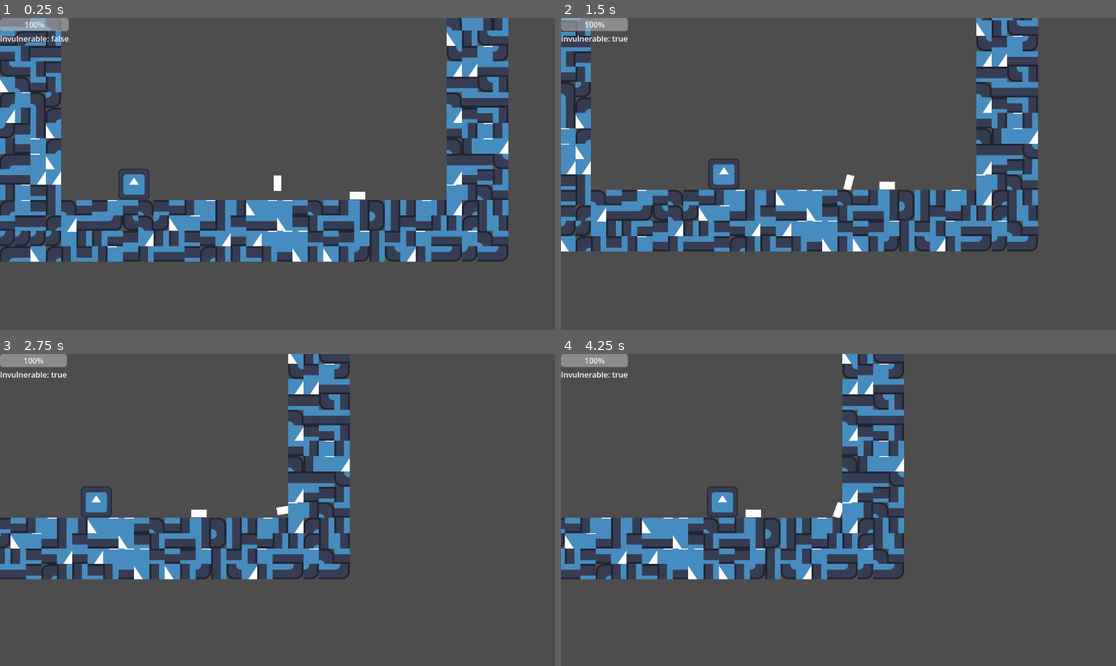
Above: before the commit, frames 1-4 (two rows, left to right).
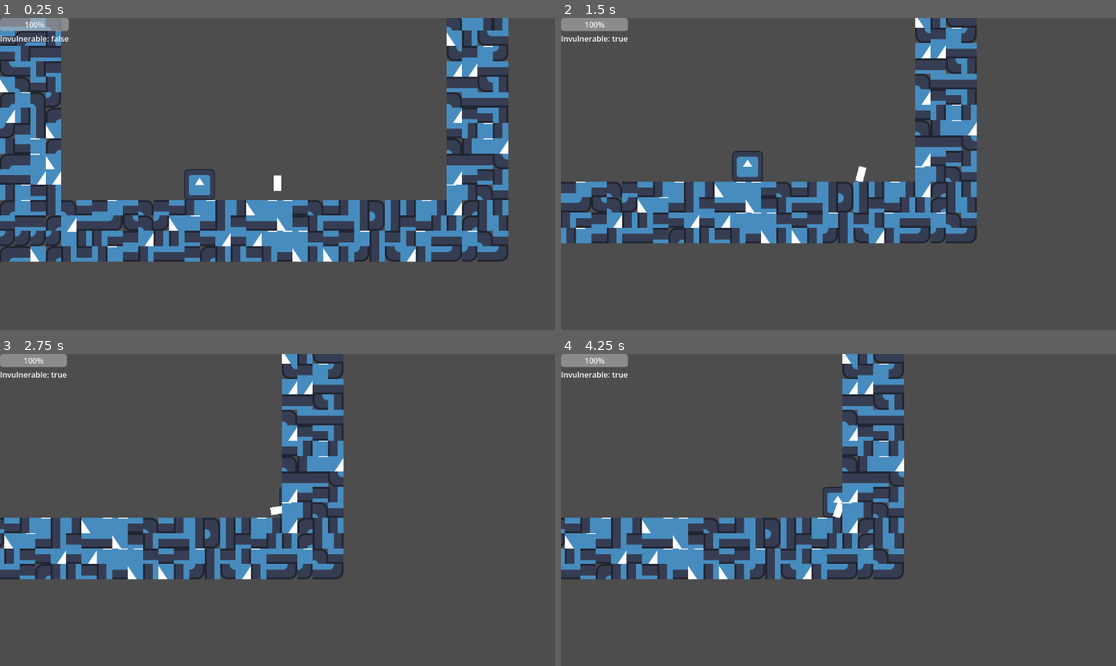
Above: after the commit, the same moments.

Repository: diflouroethane/sidescroller-thing
Game: Godot game, scene res://main.tscn
The game is run twice, just before and just after one commit, with the same random seed, the same clock (stepped at 60 frames per second) and the same inputs. The engine's default icon, where the game draws it, is replaced by a stand-in: a white triangle on a blue panel in a dark square.
Inputs:
- Up to frame 1 (0.25 s): no input
- Up to frame 2 (1.5 s): tap Enter (ui_accept) at 0.5, 0.77 s; hold D (right) from 0.53 s (still down); tap M (attack) at 0.6 s; tap Space (roll) at 1.35 s
- Up to frame 3 (2.75 s): tap Enter (ui_accept) at 1.52 s; release D (right) at 2.03 s; hold A (left) from 2.03 s (still down); tap Alt at 2.1 s
- Up to frame 4 (4.25 s): release A (left) at 2.78 s; hold D (right) from 2.78 s (still down); tap Shift at 2.85 s; tap Enter (ui_accept) at 3.02, 3.77 s; tap M (attack) at 3.6 s

The runs differ from the first frame. In frame 1, 0.7% of the frame differs, in the area x 21-66%, y 48-59%; in frame 2, 21%, in the area x 0-86%, y 0-75%; in frame 3, 9.0%; in frame 4, 0.6%.

Commit message:
made a charge attack

Diff:
--- a/main.tscn
+++ b/main.tscn
@@ -2,7 +2,6 @@
 
 [ext_resource type="PackedScene" uid="uid://8eoys2cavq6g" path="res://player.tscn" id="1_ig7tw"]
 [ext_resource type="Texture2D" uid="uid://cqivw2jw2dil4" path="res://icon.svg" id="2_0xm2m"]
-[ext_resource type="PackedScene" uid="uid://cw58mdf6ccrxe" path="res://hurt.tscn" id="3_h2yge"]
 [ext_resource type="PackedScene" uid="uid://20bupuyfp2gl" path="res://swordsman.tscn" id="4_1bvp3"]
 
 [sub_resource type="TileSetAtlasSource" id="TileSetAtlasSource_h2yge"]
@@ -49,7 +48,7 @@
 [node name="Main" type="Node2D" unique_id=102966716]
 
 [node name="Swordsman" parent="." unique_id=394240687 instance=ExtResource("4_1bvp3")]
-position = Vector2(-320, 31)
+position = Vector2(-184, 32)
 
 [node name="Player" parent="." unique_id=954652772 instance=ExtResource("1_ig7tw")]
 position = Vector2(1, 0)
@@ -57,6 +56,3 @@
 [node name="TileMapLayer" type="TileMapLayer" parent="." unique_id=958329358]
 tile_map_data = PackedByteArray("AAD+/wIAAAACAAEAAAD+/wMAAAABAAMAAAD+/wQAAAABAAEAAAD+/wUAAAACAAAAAAD//wIAAAABAAIAAAD//w …(5680 unchanged characters)…
 tile_set = SubResource("TileSet_1bvp3")
-
-[node name="Hurt" parent="." unique_id=1801091980 instance=ExtResource("3_h2yge")]
-position = Vector2(167, 55)
--- a/player.gd
+++ b/player.gd
@@ -13,6 +13,7 @@
 var rolling: bool = false
 var invuln: bool = false
 var can_attack: bool = true
+
 
 var recoiling: bool = false
 
--- a/project.godot
+++ b/project.godot
@@ -32,7 +32,6 @@
 hurt=""
 playerAttack=""
 player=""
-oss=""
 boss=""
 
 [input]
--- a/swordsman.gd
+++ b/swordsman.gd
@@ -8,8 +8,10 @@
 	CHARGE_ATTACK,
 	REST
 }
+
 var state: states = states.REST
-var p_pos: String
+var p_pos: int ### -1 is left 1 is right
+var opp_pos: int
 var velocity: Vector2 = Vector2.ZERO
 var anim_size: Vector2
 var tween: Tween
@@ -22,21 +24,30 @@
 
 
 # Called every frame. 'delta' is the elapsed time since the previous frame.
-func _process(_delta: float) -> void:
+func _process(delta: float) -> void:
 	match state:
 		states.WALK:
-			if Global.player_pos.x > position.x:
-				velocity.x = SPEED * _delta
-				p_pos = "right"
-				#print(p_pos)
-			elif Global.player_pos.x < position.x:
-				velocity.x = -SPEED * _delta
-				p_pos = "left"
-				#print(p_pos)
+			move(delta)
+			if abs(position.x-Global.player_pos.x) >= 240:
+				state = states.CHARGE_ATTACK
 		states.ATTACK:
 			pass
 		states.CHARGE_ATTACK:
-			pass
+			var past: int = p_pos
+			move(delta, 3, false)
+			print("charging ", past, " ", opp_pos, " ", p_pos)
+			print(global_position.x-Global.player_pos.x)
+			print(position.x-Global.player_pos.x)
+			var dist = p_pos * 100
+			print(dist)
+			if sign(dist) == -1:
+				if (global_position.x-Global.player_pos.x) <= dist:
+					print("aaaa ", opp_pos)
+					state = states.WALK
+			else:
+				if (global_position.x-Global.player_pos.x) >= dist:
+					print("aaaa ", opp_pos)
+					state = states.WALK
 		states.REST:
 			changeto(states.WALK)
 	position += velocity
@@ -51,24 +62,22 @@
 		print("hurt player for one damage!")
 
 		calc_recoil(body)
-
-		#if p_pos == "left":
-			#var space_state = get_world_2d().direct_space_state
-			#var query = PhysicsRayQueryParameters2D.create(body.global_position, Vector2(body.position.x -(anim_size.x/3), body.position.y))
-			#var result = space_state.intersect_ray(query)
-			#if not result:
-				#var bt = body.create_tween()
-				#bt.set_process_mode(Tween.TWEEN_PROCESS_PHYSICS)
-				#bt.tween_property(body, "position", Vector2(body.position.x -(anim_size.x/3), body.position.y), 0.1)
-			##body.position.x -= anim_size.x/2
-		#else:
-			#body.position.x += anim_size.x/2
-		#else:
-			#body.recoil(p_pos)
 		body.hurt(1)
 
+func move(delta: float, factor: float = 1, track: bool = true) -> void:
+	if track:
+		if Global.player_pos.x > position.x: ## player is to the right, so move right
+			p_pos = 1
+			opp_pos = -p_pos
+		elif Global.player_pos.x < position.x: ## player is to the left, so move left
+			p_pos = -1
+			opp_pos = -p_pos
+
+			#print(p_pos)
+	velocity.x = (p_pos*SPEED) * delta * factor
+
 func calc_recoil(body: Player):
-	var potentialx = body.position.x - (anim_size.x/3) if p_pos == "left" else body.position.x + (anim_size.x/3)
+	var potentialx = body.position.x - (anim_size.x/3) if p_pos == -1 else body.position.x + (anim_size.x/3)
 	var space_state = get_world_2d().direct_space_state
 	var query = PhysicsRayQueryParameters2D.create(body.global_position, Vector2(potentialx, body.position.y))
 	var result = space_state.intersect_ray(query)
--- a/swordsman.tscn
+++ b/swordsman.tscn
@@ -17,7 +17,7 @@
 [sub_resource type="RectangleShape2D" id="RectangleShape2D_os08l"]
 size = Vector2(128, 128)
 
-[node name="Swordsman" type="Area2D" unique_id=2044713128]
+[node name="Swordsman" type="Area2D" unique_id=2044713128 groups=["boss"]]
 scale = Vector2(0.5, 0.5)
 script = ExtResource("1_fb5tu")
 
